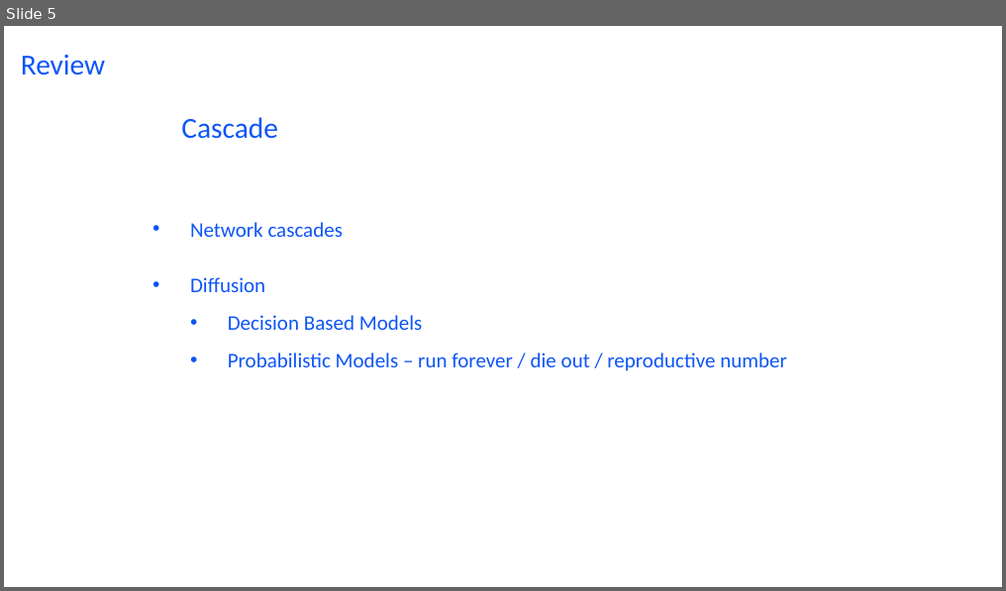
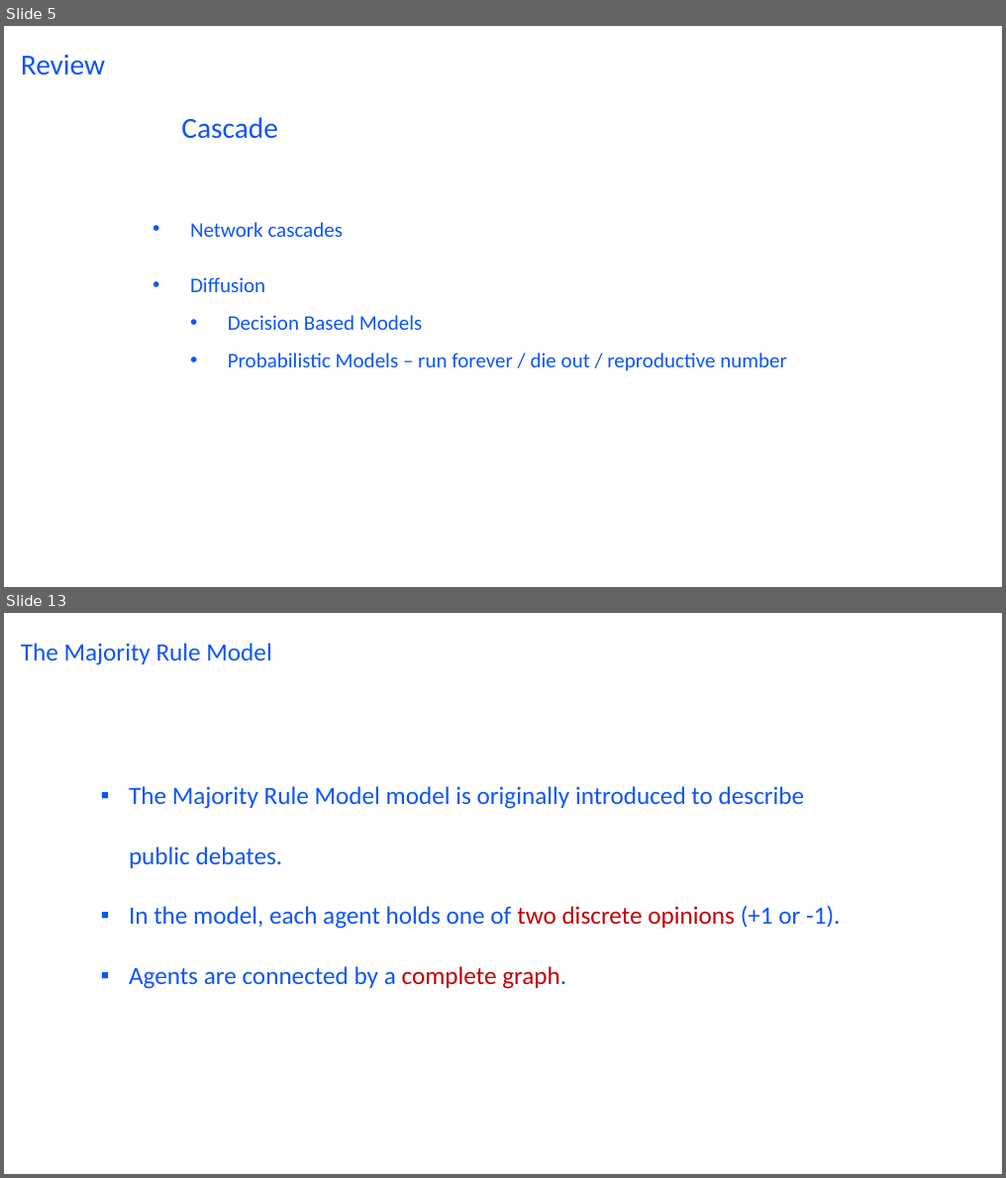
Before and after one commit to wang422003/Complex-Networks_exercise, a slide deck: Slides/Exercise7.pptx. Shown one above the other, each under a label of ours: slide 5 before the commit, slides 5 and 13 after it; the slides between them are not shown. The pictures are 1006x591 and 1006x1178 pixels, drawn with LibreOffice and Linux fonts; fonts in the diff are those of the drawing. Boxes give left, top, right and bottom in pixels: in the first picture for what was removed or moved away, otherwise in the second. Text is boxed around its words. In the diff, an @@ line names an element or a change of style, - is before the commit and + after.

```diff
--- a/Slides/Exercise7.pptx
+++ b/Slides/Exercise7.pptx
@@ slide 13 added at box(4, 613, 1002, 1174), background #FFFFFF @@
@@ title added at box(21, 643, 271, 665), 24 pt, text #0D55F7 @@
+The Majority Rule Model
@@ text added at box(129, 786, 840, 989), 24 pt, text #0D55F7 @@
+▪ The Majority Rule Model model is originally introduced to describe public debates.
+▪ In the model, each agent holds one of two discrete opinions (+1 or -1).
+▪ Agents are connected by a complete graph.
```
Also in this commit, not shown: 22 other slides added, 2 slides removed, 1 other file.
